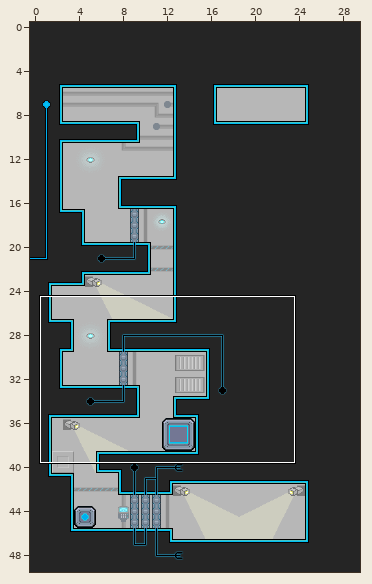
Two versions of a level (Tiled map, map-src/3_TheEncounter.tmx). The picture above shows the old version from afar; the outline marks the close-up.
Close-up. First the earlier version:
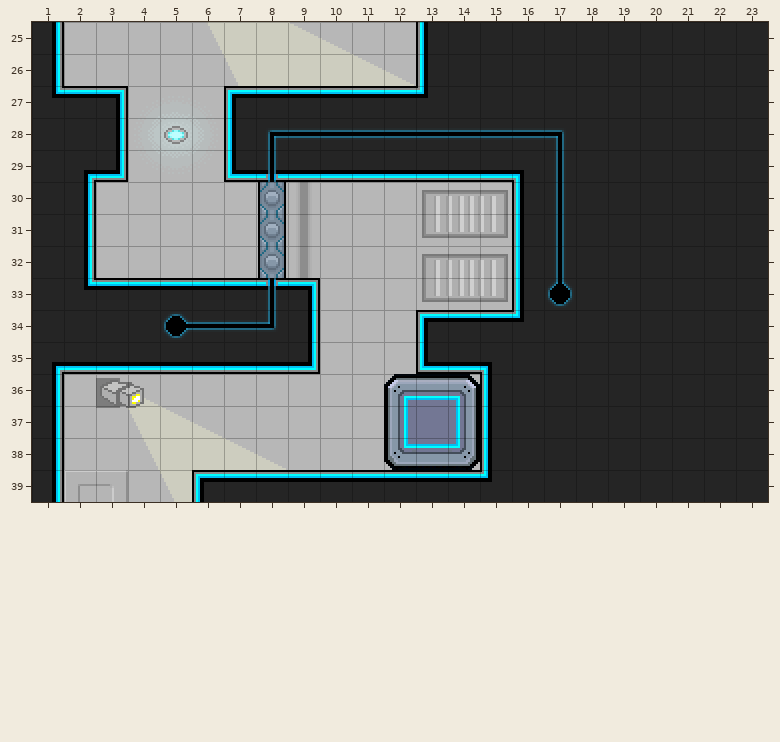
Cells are 16x16 px. Shown: x 1..23, y 25..39.
And afterwards:
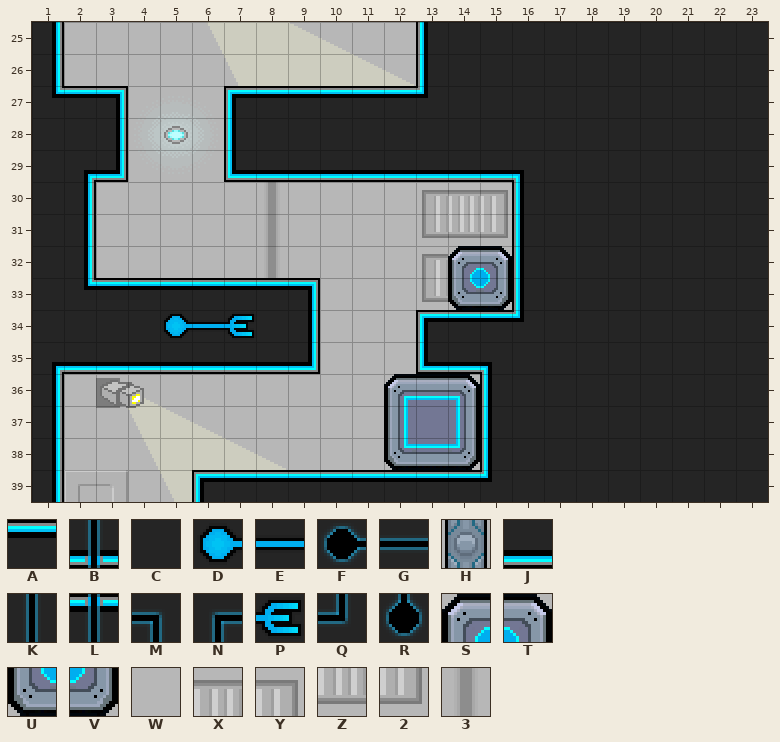
Key: from "main": A 1, B 19, C 26, D 31, E 33, F 39, G 41, H 44, J 51, K 65, L 69, M 87, N 88, P 110, Q 113, R 140, S 160, T 161, U 185, V 186, W 241, X 333, Y 334, Z 358, 2 359, 3 412.
_ is an empty cell.
The exact change:
Layer "Tile Layer 1":
y 28: x 8..17 NGGGGGGGGM -> CCCCCCCCCC
y 29: x 8 B -> J; x 17 K -> C
y 30..31: x 8..9 H3 -> 3W; x 17 K -> C
y 32: x 8..9 H3 -> 3W; x 14..15 XY -> ST; x 17 K -> C
y 33: x 8 L -> A; x 14..15 Z2 -> UV; x 17 R -> C
y 34: x 5..8 FGGQ -> DEPC
